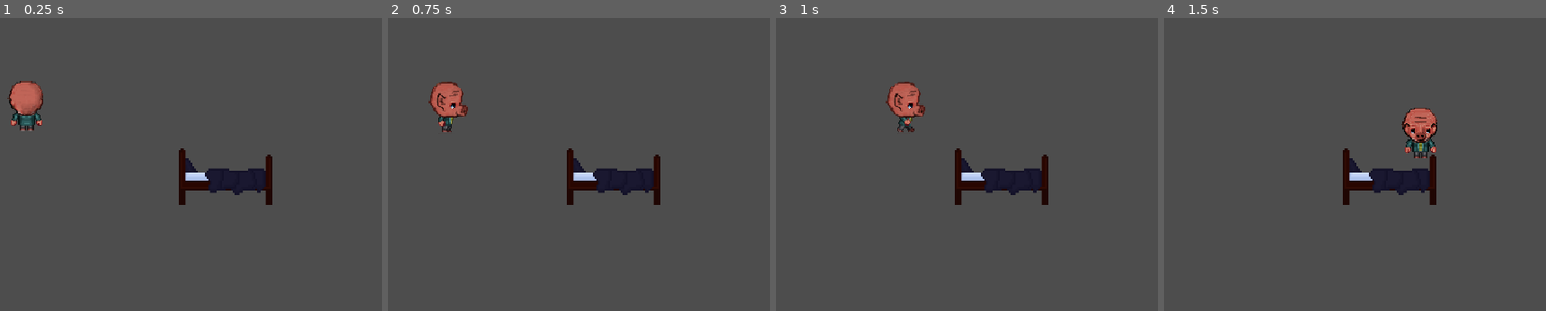
Above: before the commit, frames 1-4 (left to right).
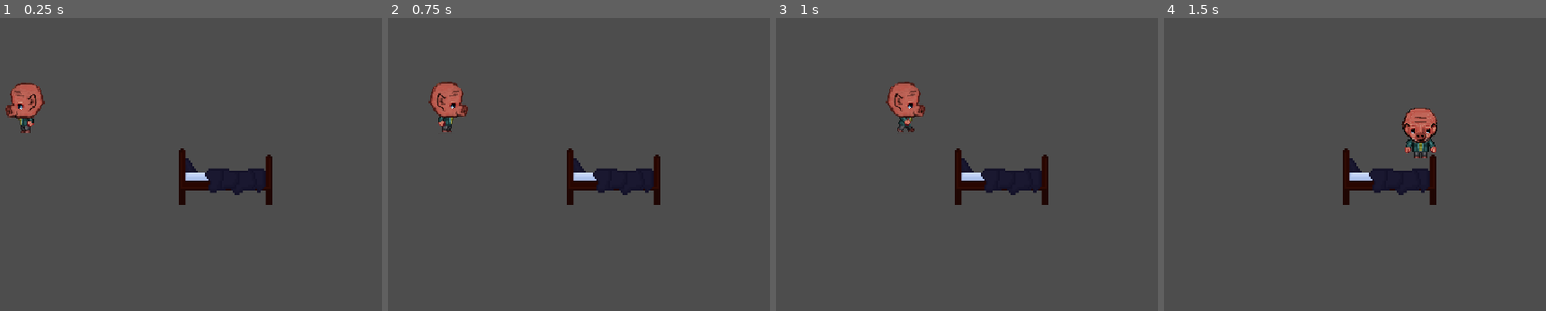
Above: after the commit, the same moments.

Repository: mariacook543/themidnightjam
Game: Godot game, scene res://world/node_2d.tscn
Two runs of this game, one before a commit and one after it. Both use one fixed random seed, a clock stepped at 60 frames per second and the inputs below.
Inputs:
- Up to frame 1 (0.25 s): no input
- Up to frame 2 (0.75 s): tap Enter at 0.5 s; hold Right (ui_right) from 0.53 s (still down)
- Up to frame 3 (1 s): keep holding Right (ui_right)
- Up to frame 4 (1.5 s): release Right (ui_right) at 1.28 s; hold Down (ui_down) from 1.28 s (still down)

The runs differ from the first frame. In frame 1, 0.9% of the frame differs, in the area x 1-12%, y 21-40%; in frame 2, nothing differs; in frame 3, nothing differs; in frame 4, nothing differs.

Commit message:
animations

Diff:
--- a/player/player.tscn
+++ b/player/player.tscn
@@ -187,11 +187,13 @@
 blend_point_0/node = SubResource("AnimationNodeAnimation_luwgg")
 blend_point_0/pos = Vector2(-1, 0)
 blend_point_1/node = SubResource("AnimationNodeAnimation_2gp5q")
-blend_point_1/pos = Vector2(0, 1)
+blend_point_1/pos = Vector2(0, 1.1)
 blend_point_2/node = SubResource("AnimationNodeAnimation_4reiy")
 blend_point_2/pos = Vector2(1, 0)
 blend_point_3/node = SubResource("AnimationNodeAnimation_tkefl")
-blend_point_3/pos = Vector2(0, -0.9)
+blend_point_3/pos = Vector2(0, -1.1)
+min_space = Vector2(-1, -1.1)
+max_space = Vector2(1, 1.1)
 blend_mode = 1
 
 [sub_resource type="AnimationNodeAnimation" id="AnimationNodeAnimation_rt6k1"]
@@ -210,11 +212,13 @@
 blend_point_0/node = SubResource("AnimationNodeAnimation_rt6k1")
 blend_point_0/pos = Vector2(-1, 0)
 blend_point_1/node = SubResource("AnimationNodeAnimation_dh3b1")
-blend_point_1/pos = Vector2(0, 1)
+blend_point_1/pos = Vector2(0, 1.1)
 blend_point_2/node = SubResource("AnimationNodeAnimation_ajrh4")
 blend_point_2/pos = Vector2(1, 0)
 blend_point_3/node = SubResource("AnimationNodeAnimation_sxfvm")
-blend_point_3/pos = Vector2(0, -1)
+blend_point_3/pos = Vector2(0, -1.1)
+min_space = Vector2(-1, -1.1)
+max_space = Vector2(1, 1.1)
 blend_mode = 1
 
 [sub_resource type="AnimationNodeStateMachineTransition" id="AnimationNodeStateMachineTransition_31gby"]
--- a/world/node_2d.tscn
+++ b/world/node_2d.tscn
@@ -8,6 +8,7 @@
 [node name="StaticBody2D" type="StaticBody2D" parent="."]
 
 [node name="CollisionPolygon2D" type="CollisionPolygon2D" parent="StaticBody2D"]
+visible = false
 polygon = PackedVector2Array(0, 0, 55, 1, 20, 47, 45, 88, 27, 131, 61, 150, 117, 145, 178, 164, 241, 141, 278, 154, 289, 110, 289, 56, 301, 30, 265, 12, 189, 10, 128, 16, 83, 5, 54, 2, 320, 0, 320, 180, -1, 182)
 
 [node name="Bed" parent="." instance=ExtResource("3_lv8nd")]
